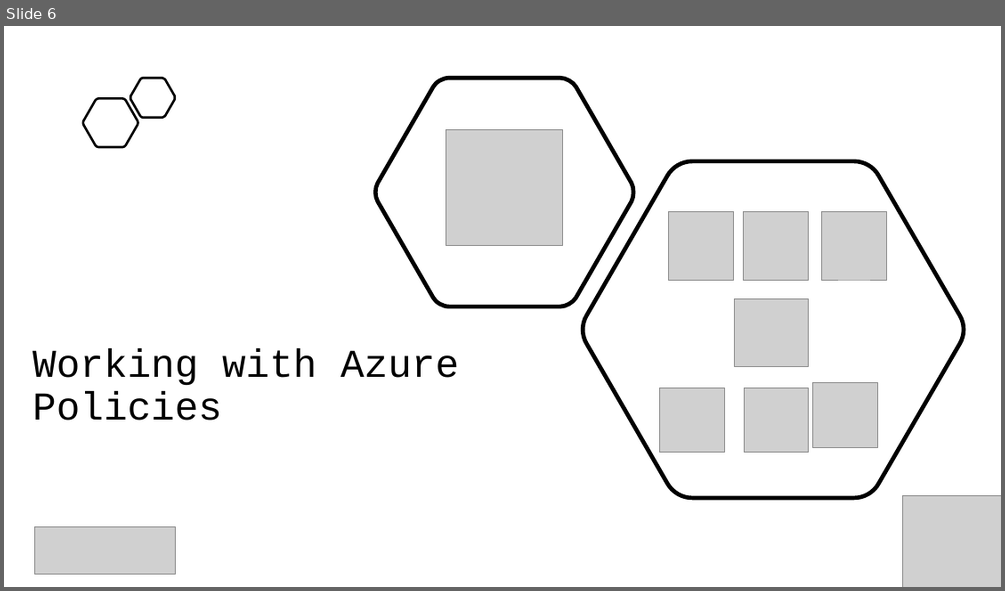
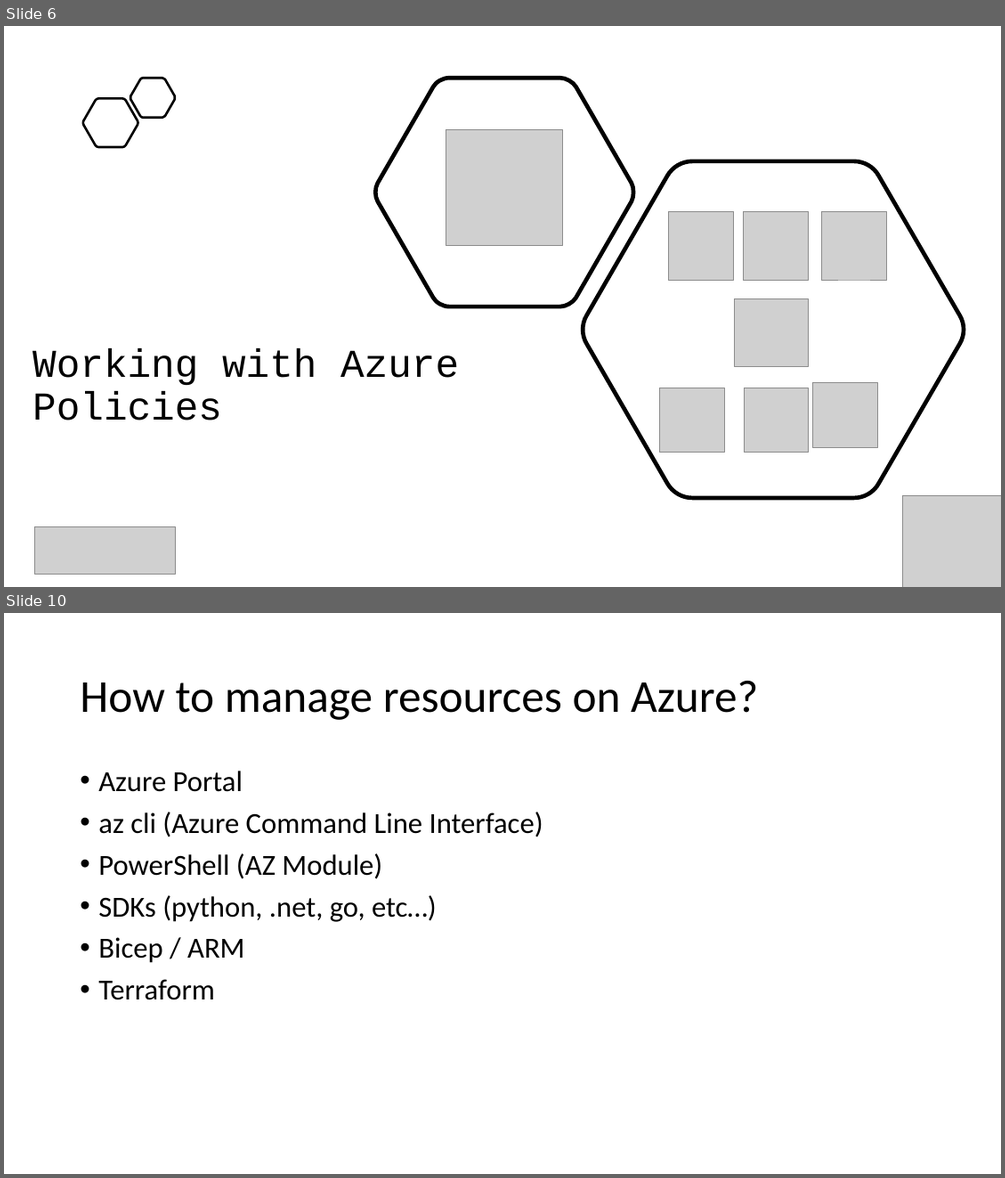
Before and after one commit to Infrastructure-AsCode/azure-policy-101, a slide deck: slides/workling-with-azure-policies.pptx. Shown one above the other, each under a label of ours: slide 6 before the commit, slides 6 and 10 after it; the slides between them are not shown. The pictures are 1005x591 and 1005x1178 pixels, drawn with LibreOffice and Linux fonts; fonts in the diff are those of the drawing; grey boxes stand for pictures. Boxes give left, top, right and bottom in pixels: in the first picture for what was removed or moved away, otherwise in the second. Text is boxed around its words. In the diff, an @@ line names an element or a change of style, - is before the commit and + after.

```diff
--- a/slides/workling-with-azure-policies.pptx
+++ b/slides/workling-with-azure-policies.pptx
@@ slide 10 added at box(4, 613, 1001, 1174), background #FFFFFF @@
@@ title added at box(80, 681, 758, 720), 44 pt, text #000000 @@
+How to manage resources on Azure?
@@ text added at box(98, 771, 543, 1000), 28 pt, text #000000 @@
+• Azure Portal
+• az cli (Azure Command Line Interface)
+• PowerShell (AZ Module)
+• SDKs (python, .net, go, etc…)
+• Bicep / ARM
+• Terraform
```
Also in this commit, not shown: 29 other slides added.
